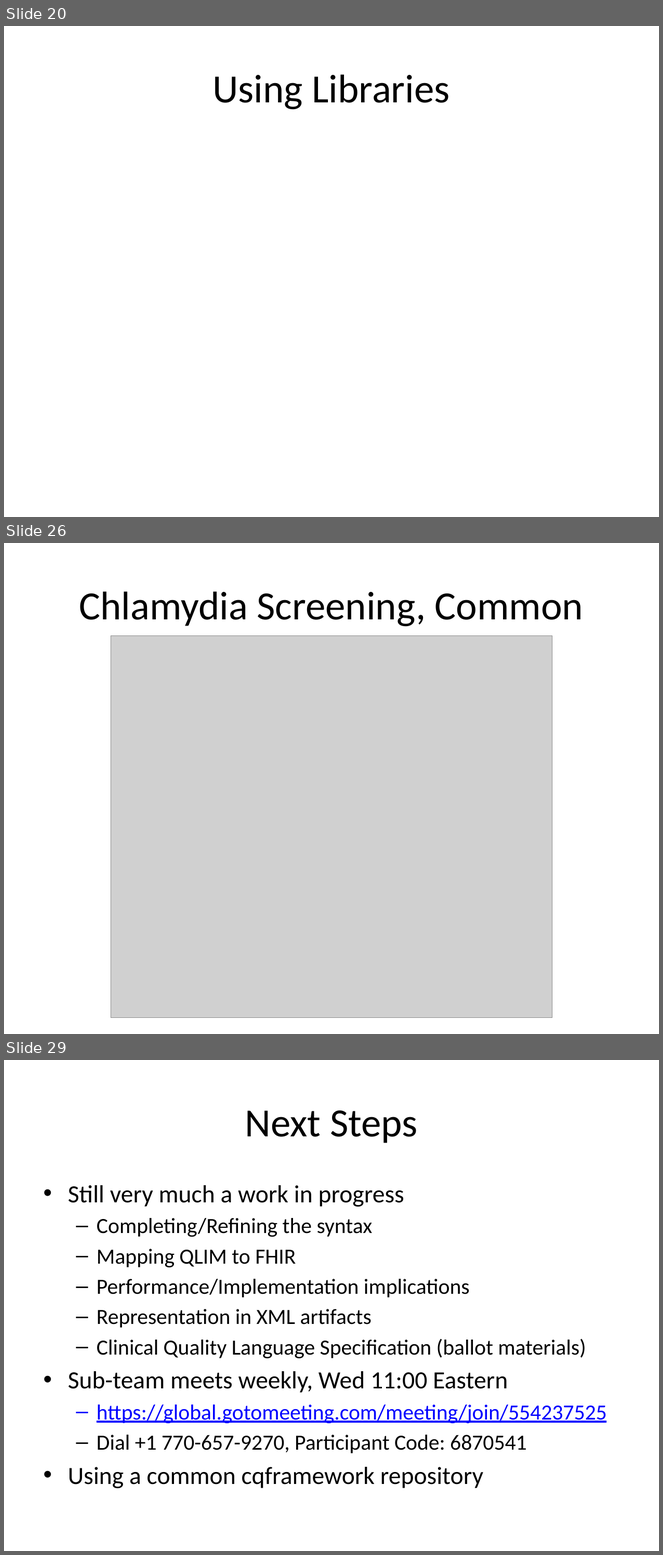
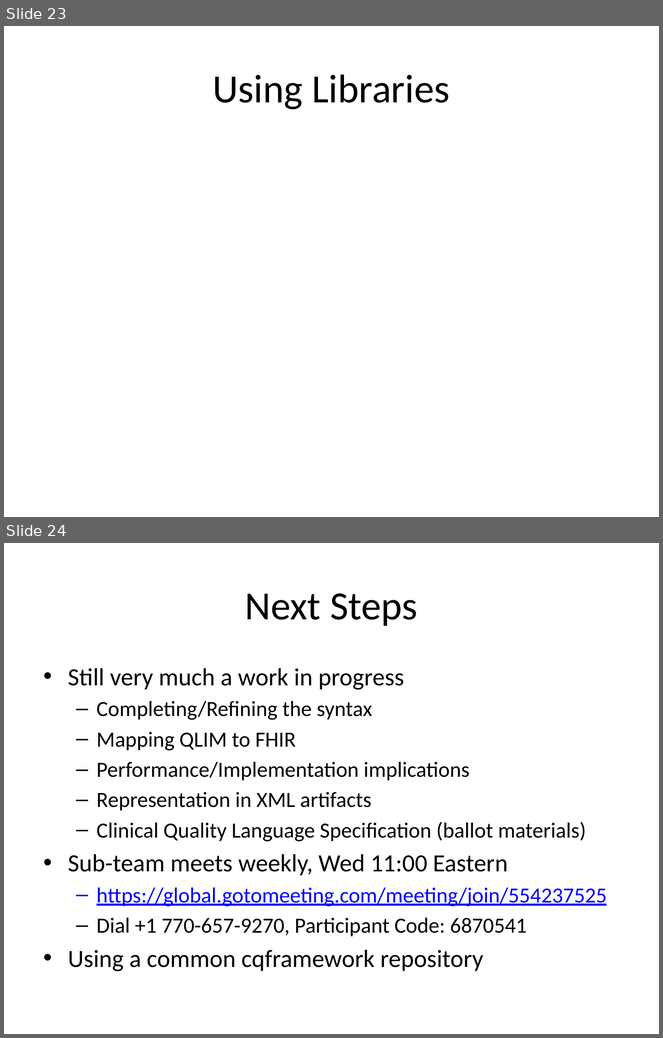
Before and after one commit to cqframework/OneModel, a slide deck: CQL/Documents/CQL_Technical_Introduction_20140604.pptx. Shown one above the other, each under a label of ours: slides 20, 26 and 29 before the commit, slides 23 and 24 after it; the slides between them are not shown. The pictures are 663x1555 and 663x1038 pixels, drawn with LibreOffice and Linux fonts; fonts in the diff are those of the drawing; grey boxes stand for pictures. Boxes give left, top, right and bottom in pixels: in the first picture for what was removed or moved away, otherwise in the second. Text is boxed around its words. In the diff, an @@ line names an element or a change of style, - is before the commit and + after.

```diff
--- a/CQL/Documents/CQL_Technical_Introduction_20140604.pptx
+++ b/CQL/Documents/CQL_Technical_Introduction_20140604.pptx
@@ slide 26 removed at (4, 543, 659, 1034), background #FFFFFF @@
@@ title removed at (79, 591, 583, 627) @@
-Chlamydia Screening, Common
@@ picture removed at (111, 636, 553, 1018) @@
@@ what was slide 20 is now slide 23 @@
@@ what was slide 29 is now slide 24 @@
```
Also in this commit, not shown: 6 slides changed, 4 slides added, 8 other slides removed, 11 other files.
